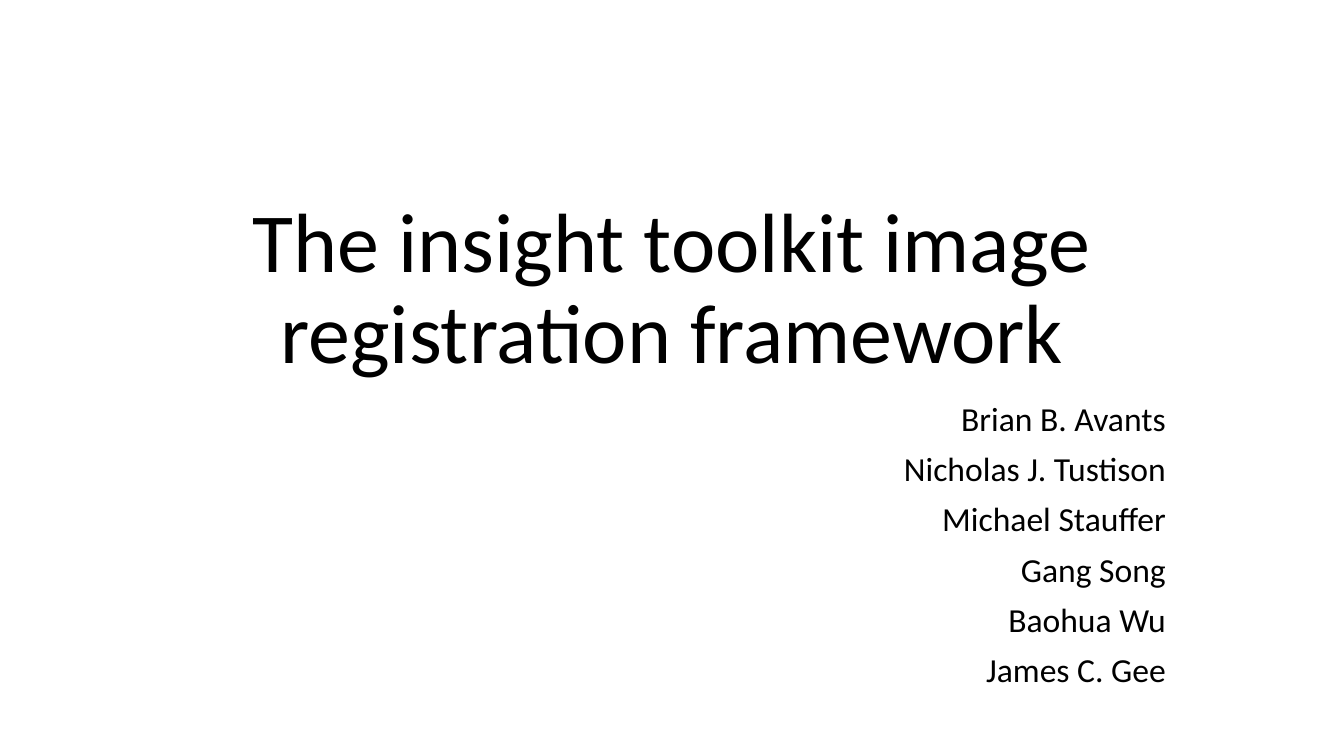
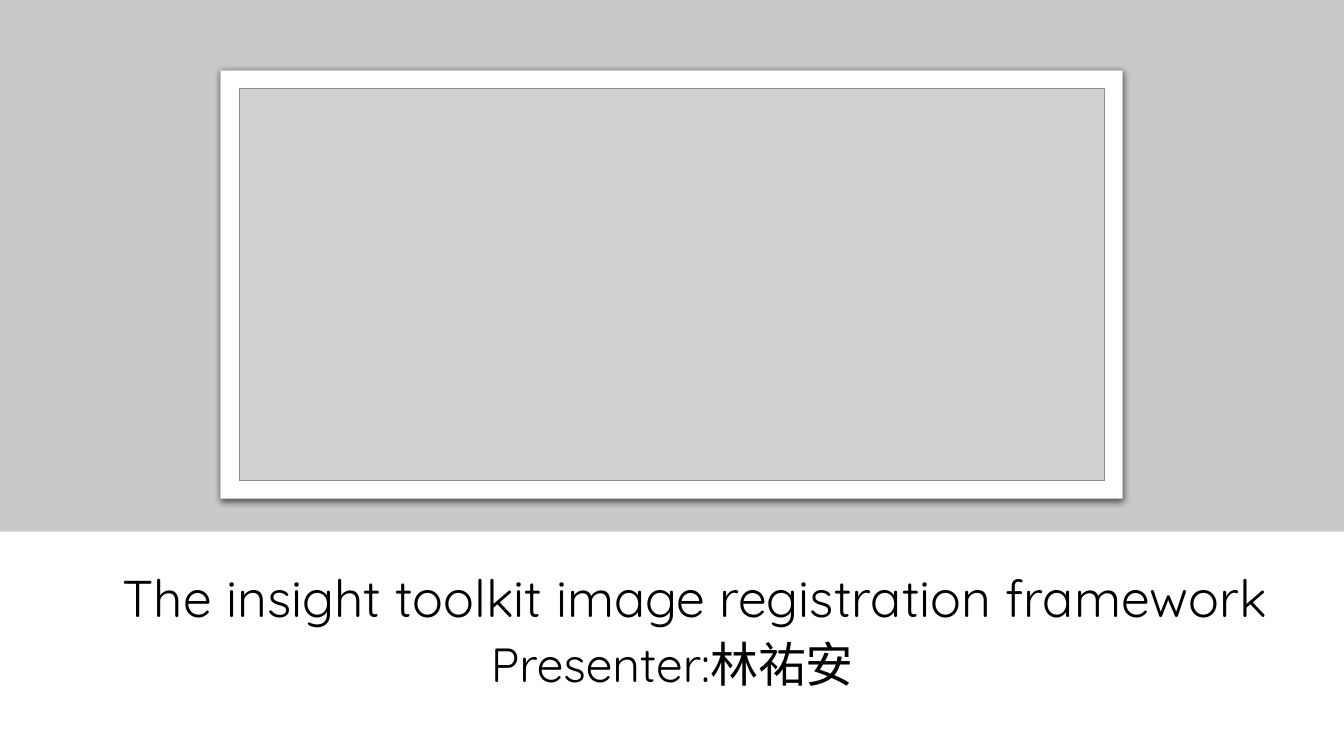
Before and after one commit to autotntfan/BIP, a slide deck: slide 1 of The insight toolkit image registration framework.pptx. Drawn at 1344x756 pixels with LibreOffice and Linux fonts; fonts in the diff are those of the drawing; grey boxes stand for pictures. Boxes give left, top, right and bottom in pixels: in the first picture for what was removed or moved away, otherwise in the second. Text is boxed around its words. In the diff, an @@ line names an element or a change of style, - is before the commit and + after.

```diff
--- a/The insight toolkit image registration framework.pptx
+++ b/The insight toolkit image registration framework.pptx
@@ rectangle added at [0,0,1344,531], fill #C8CACA @@
@@ rounded rectangle added at [221,71,1123,498], fill #FFFFFF, outline #C8CACA 0.75 pt @@
@@ picture added at [239,89,1105,481] @@
@@ title "The insight toolkit image registration ...": place and size @@
-title "The insight toolkit image registration ..." at [253,213,1090,378]
+title "The insight toolkit image registration ..." at [123,578,1267,628]
@@ title "The insight toolkit image registration ..." at [123,578,1267,628]: size 60 to 36.9 pt, font Calibri to Quicksand; vertical alignment bottom to middle @@
@@ subtitle at [491,641,854,686]: text changed; size 24 to 34.2 pt; font Calibri to Quicksand @@
-Brian B. Avants
-Nicholas J. Tustison
-Michael Stauffer
-Gang Song
-Baohua Wu
-James C. Gee
+Presenter:林祐安
```
Also in this commit, not shown: 11 other slides changed, 4 slides added, 1 slide removed.
